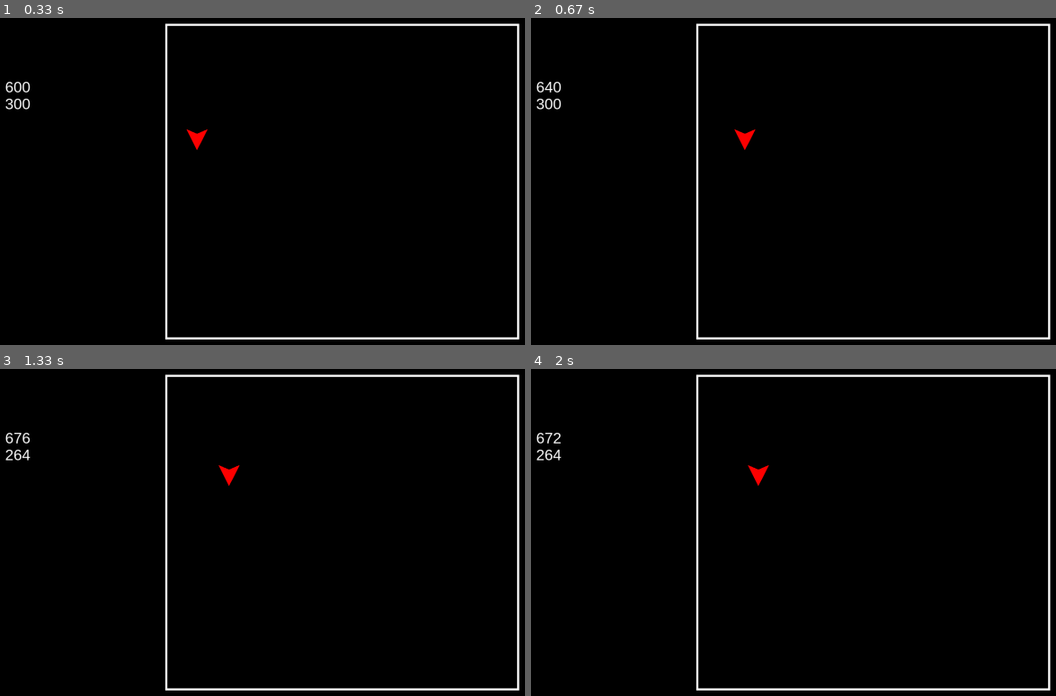
Above: before the commit, frames 1-4 (two rows, left to right).
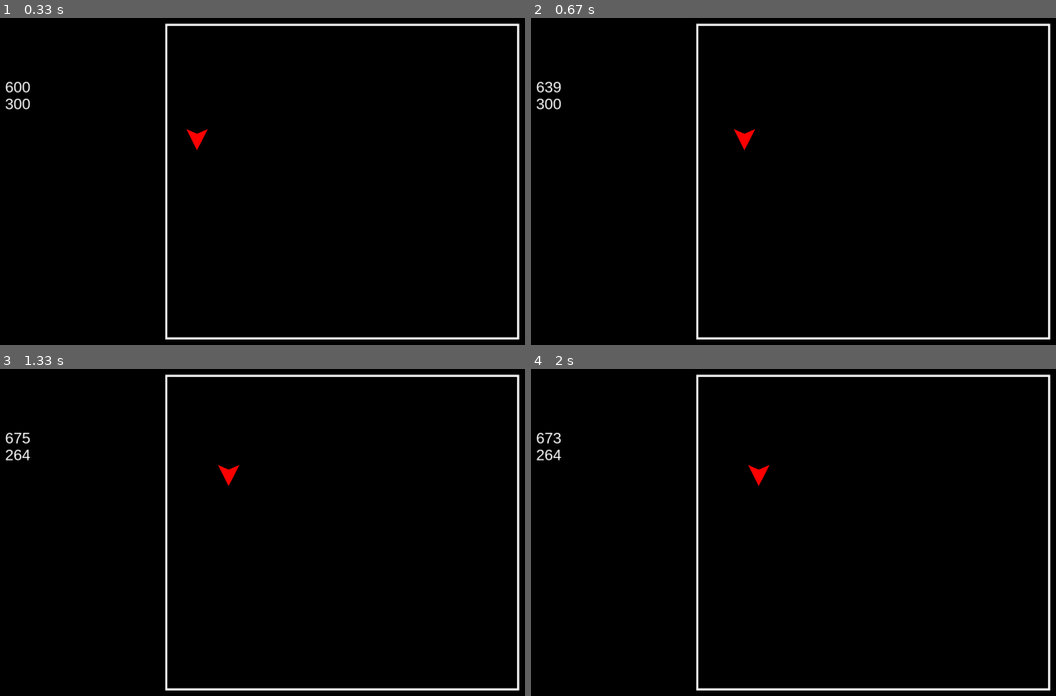
Above: after the commit, the same moments.

Repository: filipblaha/Pythland
Game: pygame game, started from main.py
Same seed, same stepped clock (60 frames per second), same inputs: the game is played once before the commit and once after it.
Inputs:
- Up to frame 1 (0.33 s): no input
- Up to frame 2 (0.67 s): hold D from 0.33 s (still down)
- Up to frame 3 (1.33 s): release D at 0.8 s; hold W 0.83-1.13 s; hold D from 1.17 s (still down)
- Up to frame 4 (2 s): release D at 1.63 s; hold A from 1.67 s (still down)

Frame 1 is identical in both runs. In frame 2, 0.1% of the frame differs, in the area x 2-43%, y 19-41%; in frame 3, less than 0.1%; in frame 4, less than 0.1%.

Commit message:
ovládání keys

Diff:
--- a/main.py
+++ b/main.py
@@ -10,8 +10,7 @@
         self.width = width
         self.height = height
         self.name = name
-        self.display = pygame.display.set_mode((self.width, self.height))
-        pygame.display.toggle_fullscreen()
+        self.display = pygame.display.set_mode((self.width, self.height), pygame.FULLSCREEN | pygame.SCALED)
         pygame.display.set_caption(self.name)
 
 
@@ -23,14 +22,14 @@
         self.y = y
         self.speed = speed
 
-    def movement(self, key1, key2, key3, key4):
-        if key1:
+    def movement(self, keys):
+        if keys[pygame.K_a]:
             self.x -= self.speed
-        if key2:
+        if keys[pygame.K_d]:
             self.x += self.speed
-        if key3:
+        if keys[pygame.K_w]:
             self.y -= self.speed
-        if key4:
+        if keys[pygame.K_s]:
             self.y += self.speed
 
 
@@ -50,23 +49,26 @@
 clock = pygame.time.Clock()
 
 start_time = time.time()
-game_over = False
 run = True
 while run:
 
+    # input
     for event in pygame.event.get():
         if event.type == pygame.QUIT:
             run = False
+        if event.type == pygame.KEYDOWN:
+            if event.key == pygame.K_ESCAPE:
+                run = False
+
+    # logic
+    player.movement(pygame.key.get_pressed())
+
     # FPS
     clock.tick(140)
-    keys = pygame.key.get_pressed()
 
     screen.display.fill((0, 0, 0))
-    player.movement(keys[pygame.K_a], keys[pygame.K_d], keys[pygame.K_w], keys[pygame.K_s])
-    # screen.display.blit(puzzle_window.sprite, (puzzle_window.x, puzzle_window.y))
     pygame.draw.rect(screen.display, (255, 255, 255), (550, 50, 840, 750), 5)
     screen.display.blit(player.sprite, (player.x, player.y))
-
     text.render(str(player.x), 200, 200)
     text.render(str(player.y), 200, 240)
 
